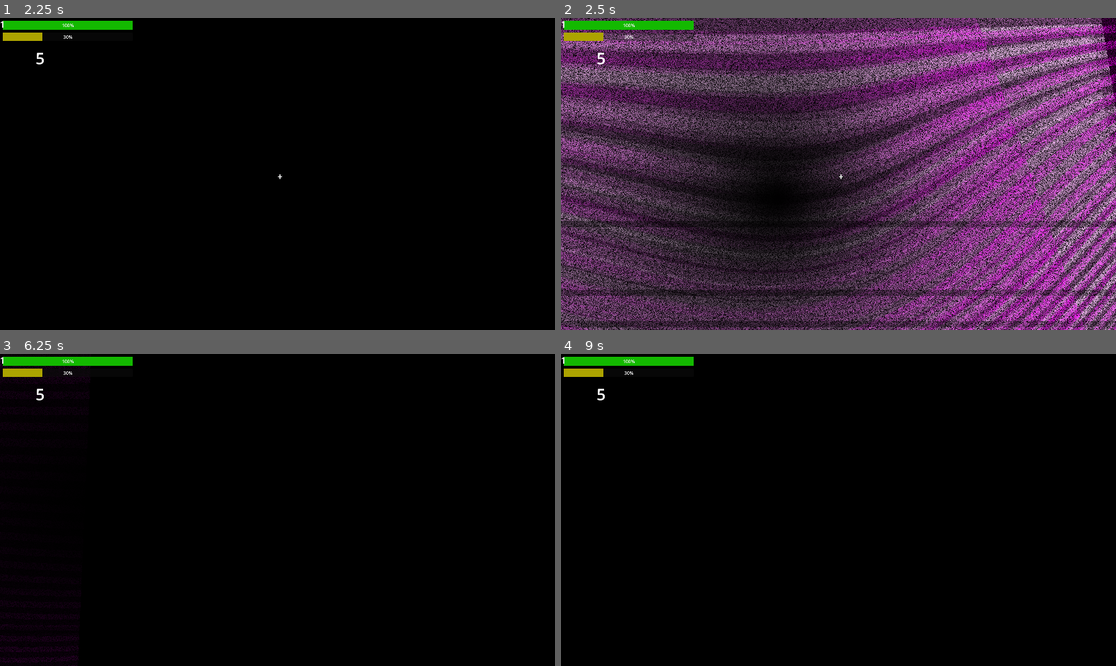
Above: before the commit, frames 1-4 (two rows, left to right).
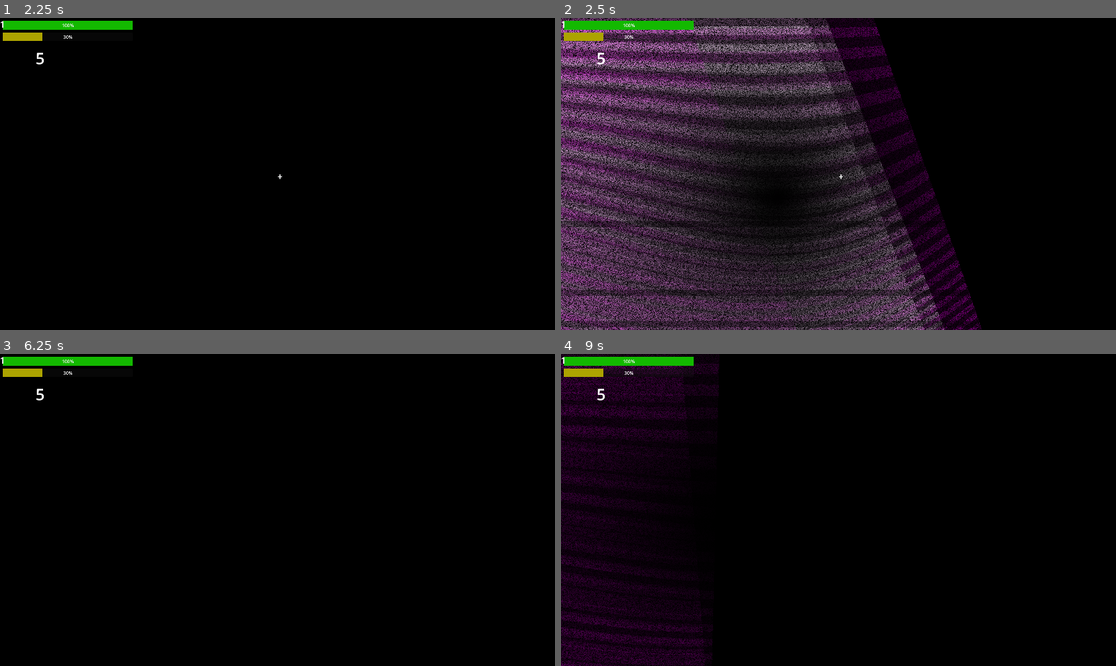
Above: after the commit, the same moments.

Repository: zalt00/SlipFeetpics
Game: Godot game, scene res://scenes/levels/level_5.tscn
Two runs of this game, one before a commit and one after it. Both use one fixed random seed, a clock stepped at 60 frames per second and the inputs below. The project has no main scene, so this scene is started directly.
Inputs (mouse positions are in pixels of both pictures, inside the frame that each line leads up to):
- Up to frame 1 (2.25 s): tap Enter (pause) at 0.5 s; move the mouse to (271, 180) at 0.52 s; hold W (avant) from 0.53 s (still down); tap S (arrière) at 0.6 s; tap R (respawn) at 1.25, 2 s; move the mouse to (316, 177) at 1.27 s; tap F (godmod) at 1.35 s; move the mouse to (233, 170) at 2.02 s; hold E (interact) from 2.03 s (still down)
- Up to frame 2 (2.5 s): keep holding W (avant); keep holding E (interact)
- Up to frame 3 (6.25 s): move the mouse to (283, 510) at 2.77 s; release W (avant) at 2.78 s; release E (interact) at 2.78 s; hold Q (gauche) 2.78-3.53 s; click (283, 510) at 2.85 s; tap R (respawn) at 3.5, 5, 5.75 s; move the mouse to (255, 503) at 3.52 s; hold W (avant) 3.53-4.25 s; tap Middle mouse button (tirer_secondaire) at 3.6 s; tap Escape (echap) at 4.15 s; click "RESPAWN" at 4.25 s; move the mouse to (305, 510) at 5.02 s; hold W (avant) from 5.03 s (still down); right-click (305, 510) at 5.1 s; move the mouse to (249, 510) at 5.77 s; tap Z at 5.85 s
- Up to frame 4 (9 s): move the mouse to (849, 503) at 6.52 s; release W (avant) at 6.53 s; hold D (droite) 6.53-7.28 s; tap one key every 0.75 s from 6.6 s: Shift Alt P S (arrière); move the mouse to (832, 516) at 7.27 s; hold W (avant) from 7.28 s (still down); move the mouse to (877, 513) at 8.02 s; move the mouse to (794, 506) at 8.77 s

Frame 1 is identical in both runs. In frame 2, 51% of the frame differs, in the area x 0-100%, y 0-100%; in frame 3, 0.3%; in frame 4, 7.6%.

Commit message:
Update fps_player.tscn

Diff:
--- a/scenes/fps_player.tscn
+++ b/scenes/fps_player.tscn
@@ -7,7 +7,7 @@
 [ext_resource type="Material" uid="uid://jl4si673qlox" path="res://materials/white_vraiment_blanc.tres" id="5_brba3"]
 [ext_resource type="Theme" uid="uid://dpyaubnhngg7k" path="res://themes/health_bar.tres" id="5_we0pa"]
 [ext_resource type="PackedScene" uid="uid://b8gugxppn8f61" path="res://scenes/antimatter_grenade_launcher.tscn" id="7_8lwy5"]
-[ext_resource type="PackedScene" uid="uid://c5d2ojowi23y5" path="res://scenes/echap.tscn" id="8_aemiu"]
+[ext_resource type="PackedScene" uid="uid://c5d2ojowi23y5" path="res://scenes/Echap.tscn" id="8_aemiu"]
 [ext_resource type="Texture2D" uid="uid://bixqn5tvwua8v" path="res://images/ret.png" id="8_m8wlf"]
 [ext_resource type="AudioStream" uid="uid://dtdajr57g46uj" path="res://sounds/whoosh.mp3" id="9_fmnkt"]
 [ext_resource type="Script" path="res://scripts/bar.gd" id="11_d40eg"]
@@ -41,8 +41,8 @@
 [node name="player" type="CharacterBody3D"]
 script = ExtResource("1_3j6es")
 palliers = [0.16, 0.4, 0.7, 0.9, 1.0]
-jump_speed = [3.0, 6.0, 7.3, 12.0, 20.0]
-move_speed = [20.0, 9.0, 5.4, 3.0, 2.0]
+jump_speed = [5.0, 6.5, 7.3, 12.0, 20.0]
+move_speed = [5.6, 5.6, 5.6, 5.6, 5.6]
 
 [node name="OmniLight3D" type="OmniLight3D" parent="."]
 visible = false
